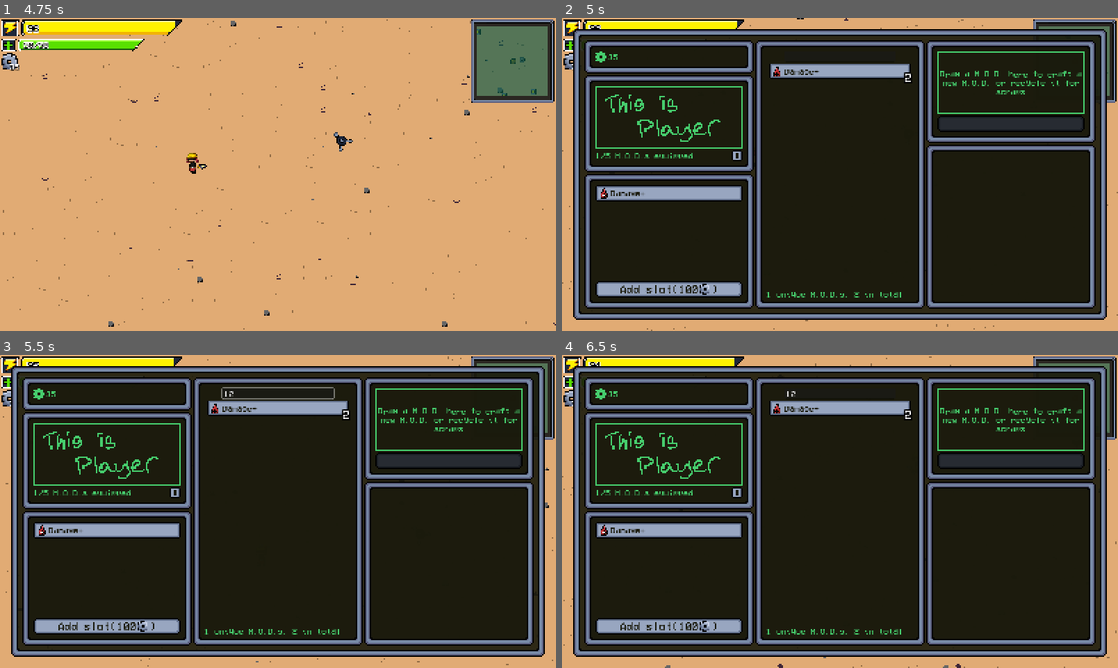
Above: before the commit, frames 1-4 (two rows, left to right).
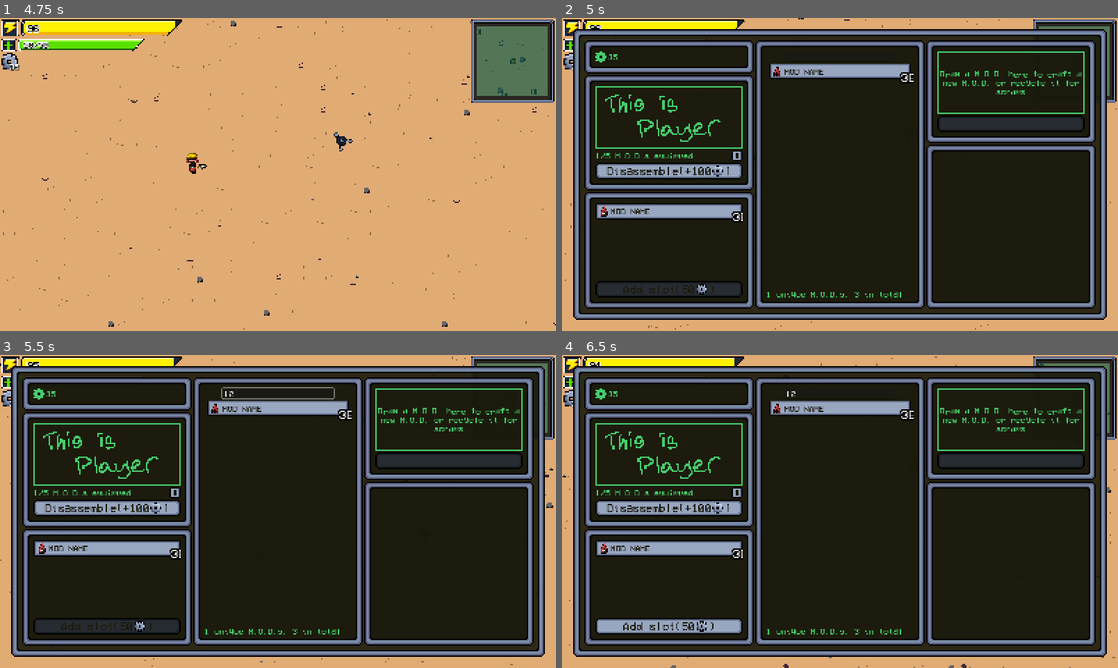
Above: after the commit, the same moments.

Repository: Crash-Out-Engine/NUS-Orbital-2025
Game: Godot game, scene res://scenes/game_menu.tscn
Two runs of this game, one before a commit and one after it. Both use one fixed random seed, a clock stepped at 60 frames per second and the inputs below.
Inputs (mouse positions are in pixels of both pictures, inside the frame that each line leads up to):
- Up to frame 1 (4.75 s): click "Start Game" at 0.5 s; tap Enter at 1.25 s; move the mouse to (400, 158) at 1.27 s; hold D (right) 1.28-2 s; hold Shift (add turret) 1.28-2 s; click (400, 158) at 1.42 s; drag from (166, 190) to (400, 158) at 2.02 s; move the mouse to (333, 105) at 2.77 s; press the mouse at (333, 105) at 2.78 s; hold D (right) 2.78-3.5 s; release the mouse at (333, 105) at 3.5 s; drag from (250, 237) to (344, 77) at 3.52 s; move the mouse to (444, 221) at 4.27 s; hold A (left) from 4.28 s (still down); tap Ctrl at 4.35 s
- Up to frame 2 (5 s): keep holding A (left); tap E (inventory) at 4.9 s
- Up to frame 3 (5.5 s): release A (left) at 5 s; click (278, 392) at 5.02 s; type "12" at 5.1 s
- Up to frame 4 (6.5 s): click (667, 627) at 5.77 s

Frame 1 is identical in both runs. In frame 2, 5.9% of the frame differs, in the area x 0-100%, y 0-100%; in frame 3, 5.9%; in frame 4, 5.2%.
Error after the commit: Invalid assignment of property or key 'Frame' with value of type 'int' on a base object of type 'TextureRect (Sprite2DRect)'. (res://scripts/game_scene/ui/item…

Commit message:
chore: bump project version

Diff:
--- a/project.godot
+++ b/project.godot
@@ -11,7 +11,7 @@
 [application]
 
 config/name="Gun Mechanics"
-config/version="0.2.12"
+config/version="0.2.13"
 run/main_scene="uid://d5rp7wwu7wn8"
 config/features=PackedStringArray("4.4", "GL Compatibility")
 
--- a/resources/inventory_ui.tres
+++ b/resources/inventory_ui.tres
@@ -54,6 +54,63 @@
 texture_margin_bottom = 32.0
 region_rect = Rect2(1691, 112, 212, 212)
 
+[sub_resource type="ImageTexture" id="ImageTexture_by7hd"]
+
+[sub_resource type="StyleBoxTexture" id="StyleBoxTexture_a4h63"]
+texture = ExtResource("1_by7hd")
+texture_margin_left = 5.58391
+texture_margin_top = 5.0
+texture_margin_right = 6.0
+texture_margin_bottom = 5.36616
+region_rect = Rect2(1495, 56, 14, 46)
+modulate_color = Color(0.72, 0.72, 0.72, 1)
+
+[sub_resource type="StyleBoxTexture" id="StyleBoxTexture_5dbrl"]
+texture = ExtResource("1_by7hd")
+texture_margin_left = 5.58391
+texture_margin_top = 5.0
+texture_margin_right = 6.0
+texture_margin_bottom = 5.36616
+region_rect = Rect2(1495, 56, 14, 46)
+
+[sub_resource type="StyleBoxTexture" id="StyleBoxTexture_btmnp"]
+texture = ExtResource("1_by7hd")
+texture_margin_left = 5.58391
+texture_margin_top = 5.0
+texture_margin_right = 6.0
+texture_margin_bottom = 5.36616
+region_rect = Rect2(1495, 56, 14, 46)
+modulate_color = Color(1, 1, 1, 0.827451)
+
+[sub_resource type="StyleBoxTexture" id="StyleBoxTexture_5egy5"]
+texture = ExtResource("1_by7hd")
+texture_margin_left = 5.58391
+texture_margin_top = 5.0
+texture_margin_right = 6.0
+texture_margin_bottom = 5.36616
+region_rect = Rect2(1479, 56, 14, 46)
+
+[sub_resource type="StyleBoxFlat" id="StyleBoxFlat_mwuep"]
+content_margin_left = 4.0
+content_margin_top = 4.0
+content_margin_right = 4.0
+content_margin_bottom = 4.0
+bg_color = Color(1, 1, 1, 0.75)
+draw_center = false
+border_width_left = 2
+border_width_top = 2
+border_width_right = 2
+border_width_bottom = 2
+corner_radius_top_left = 3
+corner_radius_top_right = 3
+corner_radius_bottom_right = 3
+corner_radius_bottom_left = 3
+corner_detail = 5
+expand_margin_left = 2.0
+expand_margin_top = 2.0
+expand_margin_right = 2.0
+expand_margin_bottom = 2.0
+
 [resource]
 default_font = ExtResource("2_a4h63")
 default_font_size = 24
@@ -82,3 +139,14 @@
 Button/styles/normal = SubResource("StyleBoxTexture_g8f6g")
 Button/styles/pressed = SubResource("StyleBoxTexture_a5bnw")
 PanelContainer/styles/panel = SubResource("StyleBoxTexture_g2x54")
+VScrollBar/icons/decrement = SubResource("ImageTexture_by7hd")
+VScrollBar/icons/decrement_highlight = SubResource("ImageTexture_by7hd")
+VScrollBar/icons/decrement_pressed = SubResource("ImageTexture_by7hd")
+VScrollBar/icons/increment = SubResource("ImageTexture_by7hd")
+VScrollBar/icons/increment_highlight = SubResource("ImageTexture_by7hd")
+VScrollBar/icons/increment_pressed = SubResource("ImageTexture_by7hd")
+VScrollBar/styles/grabber = SubResource("StyleBoxTexture_a4h63")
+VScrollBar/styles/grabber_highlight = SubResource("StyleBoxTexture_5dbrl")
+VScrollBar/styles/grabber_pressed = SubResource("StyleBoxTexture_btmnp")
+VScrollBar/styles/scroll = SubResource("StyleBoxTexture_5egy5")
+VScrollBar/styles/scroll_focus = SubResource("StyleBoxFlat_mwuep")
--- a/scenes/inventory_ui.tscn
+++ b/scenes/inventory_ui.tscn
@@ -214,11 +214,11 @@
 layout_mode = 2
 size_flags_horizontal = 3
 
-[node name="Button" type="Button" parent="Margin/PanelContainer/HBox/LeftVBox/ModSlotList/VBox"]
+[node name="UpgradeButton" type="Button" parent="Margin/PanelContainer/HBox/LeftVBox/ModSlotList/VBox"]
 custom_minimum_size = Vector2(0, 48)
 layout_mode = 2
 
-[node name="Margin" type="MarginContainer" parent="Margin/PanelContainer/HBox/LeftVBox/ModSlotList/VBox/Button"]
+[node name="Margin" type="MarginContainer" parent="Margin/PanelContainer/HBox/LeftVBox/ModSlotList/VBox/UpgradeButton"]
 layout_mode = 1
 anchors_preset = 8
 anchor_left = 0.5
@@ -236,23 +236,23 @@
 theme_override_constants/margin_right = 4
 theme_override_constants/margin_bottom = 4
 
-[node name="HBox" type="HBoxContainer" parent="Margin/PanelContainer/HBox/LeftVBox/ModSlotList/VBox/Button/Margin"]
+[node name="HBox" type="HBoxContainer" parent="Margin/PanelContainer/HBox/LeftVBox/ModSlotList/VBox/UpgradeButton/Margin"]
 layout_mode = 2
 alignment = 1
 
-[node name="Label" type="Label" parent="Margin/PanelContainer/HBox/LeftVBox/ModSlotList/VBox/Button/Margin/HBox"]
+[node name="Label" type="Label" parent="Margin/PanelContainer/HBox/LeftVBox/ModSlotList/VBox/UpgradeButton/Margin/HBox"]
 layout_mode = 2
 theme_override_colors/font_color = Color(0.105882, 0.105882, 0.0509804, 1)
 theme_override_font_sizes/font_size = 32
 text = "Add slot(100"
 
-[node name="TextureRect" type="TextureRect" parent="Margin/PanelContainer/HBox/LeftVBox/ModSlotList/VBox/Button/Margin/HBox"]
+[node name="TextureRect" type="TextureRect" parent="Margin/PanelContainer/HBox/LeftVBox/ModSlotList/VBox/UpgradeButton/Margin/HBox"]
 layout_mode = 2
 texture = SubResource("AtlasTexture_1dxi5")
 expand_mode = 3
 stretch_mode = 6
 
-[node name="ClosingBracket" type="Label" parent="Margin/PanelContainer/HBox/LeftVBox/ModSlotList/VBox/Button/Margin/HBox"]
+[node name="ClosingBracket" type="Label" parent="Margin/PanelContainer/HBox/LeftVBox/ModSlotList/VBox/UpgradeButton/Margin/HBox"]
 layout_mode = 2
 theme_override_colors/font_color = Color(0.105882, 0.105882, 0.0509804, 1)
 theme_override_font_sizes/font_size = 32
@@ -454,4 +454,5 @@
 
 [connection signal="pressed" from="Margin/PanelContainer/HBox/LeftVBox/TargetDisplay/VBox/HBox/MoreInfoButton" to="." method="_on_more_info_button_pressed"]
 [connection signal="pressed" from="Margin/PanelContainer/HBox/LeftVBox/TargetDisplay/VBox/DisassembleButton" to="." method="_on_disassemble_button_pressed"]
+[connection signal="pressed" from="Margin/PanelContainer/HBox/LeftVBox/ModSlotList/VBox/UpgradeButton" to="." method="_on_upgrade_button_pressed"]
 [connection signal="pressed" from="Margin/PanelContainer/HBox/RightVBox/Crafting/VBox/CraftButton" to="." method="_on_craft_button_pressed"]
--- a/scenes/player.tscn
+++ b/scenes/player.tscn
@@ -652,7 +652,7 @@
 
 [node name="InventoryComp" type="Node" parent="Components"]
 script = ExtResource("20_wnwbv")
-initial_mods = Array[ExtResource("17_ujl30")]([ExtResource("18_31cv2"), ExtResource("18_31cv2"), ExtResource("18_31cv2"), ExtResource("18_31cv2")])
+initial_mods = Array[ExtResource("17_ujl30")]([ExtResource("18_31cv2"), ExtResource("18_31cv2"), ExtResource("18_31cv2"), ExtResource("18_31cv2"), ExtResource("18_31cv2")])
 initial_scraps = 60
 metadata/_custom_type_script = "uid://j8sk0rxpd865"
 
--- a/scenes/recipe_container.tscn
+++ b/scenes/recipe_container.tscn
@@ -109,8 +109,6 @@
 texture = SubResource("AtlasTexture_dqfnd")
 expand_mode = 3
 script = ExtResource("3_5tahq")
-FrameMargin = Vector2(1, 1)
-FrameSize = Vector2(32, 32)
 metadata/_custom_type_script = "uid://ddx5f4odv710k"
 
 [node name="InputPlus" type="TextureRect" parent="PanelContainer/MarginContainer/HBoxContainer"]
@@ -146,8 +144,6 @@
 texture = SubResource("AtlasTexture_dqfnd")
 expand_mode = 3
 script = ExtResource("3_5tahq")
-FrameMargin = Vector2(1, 1)
-FrameSize = Vector2(32, 32)
 metadata/_custom_type_script = "uid://ddx5f4odv710k"
 
 [node name="OutputPlus" type="TextureRect" parent="PanelContainer/MarginContainer/HBoxContainer"]
--- a/scripts/components/mod_slot_comp.gd
+++ b/scripts/components/mod_slot_comp.gd
@@ -11,6 +11,7 @@
 
 var _mods: Array[ModBase]
 var _readonly_mods: Array[ModBase]
+var upgrade_cost: int = 50 #TODO: implement upgrade cost scaling
 
 func _ready() -> void:
 	assert(is_instance_valid(entity) and entity.get_node_or_null(^"Properties") != null,
@@ -64,9 +65,16 @@
 	capacity += value
 	modslots_updated.emit(_mods.size(), capacity)
 
-func _add_mod(mod: ModBase):
-	_mods.append(mod)
-	_handle_mods_changed()
+func get_upgrade_cost() -> int:
+	return upgrade_cost
+
+func _add_mod(mod: ModBase) -> bool:
+	if _mods.size() < capacity:
+		_mods.append(mod)
+		_handle_mods_changed()
+		return true
+	else:
+		return false
 
 func _remove_mod(mod: ModBase):
 	_mods.erase(mod)
--- a/scripts/components/mod_targeting_comp.gd
+++ b/scripts/components/mod_targeting_comp.gd
@@ -5,7 +5,6 @@
 
 func _ready() -> void:
 	current_target = null
-
 
 func _physics_process(_delta: float) -> void:
 	look_at(get_global_mouse_position())
--- a/scripts/crafting_recipe.gd
+++ b/scripts/crafting_recipe.gd
@@ -1,4 +1,4 @@
-class_name Crafting_Recipe
+class_name CraftingRecipe
 extends Resource
 
 @export var input: ModBase
--- a/scripts/game_scene/ui/inventory_ui.gd
+++ b/scripts/game_scene/ui/inventory_ui.gd
@@ -4,7 +4,7 @@
 const _RECIPE_CONTAINER = preload("res://scenes/recipe_container.tscn")
 
 @export var player : Player
-@export var crafting_recipes: Array[Crafting_Recipe]
+@export var crafting_recipes: Array[CraftingRecipe]
 
 @onready var scrap_counter_label = (
 	$Margin/PanelContainer/HBox/LeftVBox/ScrapCounter/HBox/Label as Label)
@@ -14,6 +14,10 @@
 	$Margin/PanelContainer/HBox/LeftVBox/TargetDisplay/VBox/Sprite2DRect as Sprite2DRect)
 @onready var disassemble_button = (
 	$Margin/PanelContainer/HBox/LeftVBox/TargetDisplay/VBox/DisassembleButton as Button)
+@onready var upgrade_button = (
+	$Margin/PanelContainer/HBox/LeftVBox/ModSlotList/VBox/UpgradeButton as Button)
+@onready var upgrade_button_label = (
+	$Margin/PanelContainer/HBox/LeftVBox/ModSlotList/VBox/UpgradeButton/Margin/HBox/Label as Label)
 @onready var inventory_mod_counter = (
 	$Margin/PanelContainer/HBox/MidVBox/PanelContainer/VBox/InventoryModCounter as Label)
 @onready var modcomp_list = (
@@ -46,7 +50,7 @@
 var inventory_comp : InventoryComp
 var modslot_comp : ModSlotComp
 var crafting_input : ModBase = null
-var current_recipe : Crafting_Recipe = null
+var current_recipe : CraftingRecipe = null
 var turret : Turret = null
 
 func _ready() -> void:
@@ -142,6 +146,15 @@
 		modcomp_list.add_child(item)
 		item.update()
 		item.create_dragged_item.connect(add_dragged_item)
+
+	update_modslotcomp_upgrade()
+
+func update_modslotcomp_upgrade():
+	upgrade_button_label.text = "Add slot(%d" % modslot_comp.get_upgrade_cost()
+	if modslot_comp.get_upgrade_cost() > player.get_scraps():
+		upgrade_button.disabled = true
+	else:
+		upgrade_button.disabled = false
 
 func update_crafting_slot():
 	for item in crafting_input_container.get_children():
@@ -215,7 +228,7 @@
 	container.add_theme_constant_override("margin_right", right)
 	container.add_theme_constant_override("margin_bottom", bottom)
 
-func set_current_recipe(recipe: Crafting_Recipe):
+func set_current_recipe(recipe: CraftingRecipe):
 	current_recipe = recipe
 	update_crafting_recipe_slot()
 
@@ -246,8 +259,11 @@
 func insert_item(mod: ModBase, destination: ItemContainer.State):
 	match(destination):
 		ItemContainer.State.MODCOMP:
-			modslot_comp._add_mod(mod)
-			update_modslotcomp_list()
+			if modslot_comp._add_mod(mod):
+				update_modslotcomp_list()
+			else:
+				inventory_comp._add_mod(mod)
+				update_inventory_list()
 
 		ItemContainer.State.INVENTORY:
 			inventory_comp._add_mod(mod)
@@ -265,3 +281,8 @@
 	elif current_recipe.scrap_change > 0:
 		player.inventory.register_item(Item.ScrapItem.new(current_recipe.scrap_change))
 	update_crafting_slot()
+
+
+func _on_upgrade_button_pressed() -> void:
+	player.use_scraps(modslot_comp.get_upgrade_cost())
+	modslot_comp.change_capcity(1)
--- a/scripts/game_scene/ui/item_container.gd
+++ b/scripts/game_scene/ui/item_container.gd
@@ -2,14 +2,14 @@
 extends PanelContainer
 
 signal create_dragged_item(item: DraggedItem, state: State)
-
-const _DRAGGED_ITEM = preload("res://scenes/dragged_item.tscn")
 
 enum State {
 	MODCOMP,
 	INVENTORY,
 	CRAFTING
 }
+
+const _DRAGGED_ITEM = preload("res://scenes/dragged_item.tscn")
 
 @export var mod: ModBase
 @export var count: int
--- a/scripts/game_scene/ui/recipe_container.gd
+++ b/scripts/game_scene/ui/recipe_container.gd
@@ -1,8 +1,8 @@
 extends MarginContainer
 
-signal recipe_selected(recipe: Crafting_Recipe)
+signal recipe_selected(recipe: CraftingRecipe)
 
-@export var recipe: Crafting_Recipe
+@export var recipe: CraftingRecipe
 
 @onready var input_icon = $PanelContainer/MarginContainer/HBoxContainer/InputIcon as Sprite2DRect
 @onready var input_plus = $PanelContainer/MarginContainer/HBoxContainer/InputPlus as TextureRect
--- a/scripts/player_scene/visuals.gd
+++ b/scripts/player_scene/visuals.gd
@@ -42,7 +42,6 @@
 		player_sprite.play("running")
 	else:
 		player_sprite.play("idle")
-
 
 	# gun_sprite processes
 	if !player.hand_locked:
--- a/scripts/sprite_2d_rect.gd
+++ b/scripts/sprite_2d_rect.gd
@@ -1,21 +1,21 @@
 class_name Sprite2DRect
 extends TextureRect
 
-@export var FrameMargin: Vector2
-@export var FrameSize: Vector2
+@export var frame_margin: Vector2
+@export var frame_size: Vector2
 
 @export_group("Animation")
-@export var HFrames: int = 1
-@export var VFrames: int = 1
-@export var Frame: int = 0 :
+@export var h_frames: int = 1
+@export var v_frames: int = 1
+@export var frame: int = 0 :
 	set(value):
-		Frame = value
-		Frame_Coords = Vector2i(Frame % HFrames, Frame / HFrames)
-@export var Frame_Coords: Vector2i = Vector2i(0, 0):
+		frame = value
+		frame_coords = Vector2i(frame % h_frames, frame / h_frames)
+@export var frame_coords: Vector2i = Vector2i(0, 0):
 	set(value):
-		Frame_Coords = value
+		frame_coords = value
 		texture.region = Rect2(
-			FrameMargin.x + (FrameMargin.x * 2 + FrameSize.x) * Frame_Coords.x,
-			FrameMargin.y + (FrameMargin.y * 2 + FrameSize.y) * Frame_Coords.y,
-			FrameSize.x,
-			FrameSize.y)
+			frame_margin.x + (frame_margin.x * 2 + frame_size.x) * frame_coords.x,
+			frame_margin.y + (frame_margin.y * 2 + frame_size.y) * frame_coords.y,
+			frame_size.x,
+			frame_size.y)
Binary file changed: assets/sprites/ui_spritesheet.png
Not shown: 1 places in resources/inventory_ui.tres that only renumber resources
